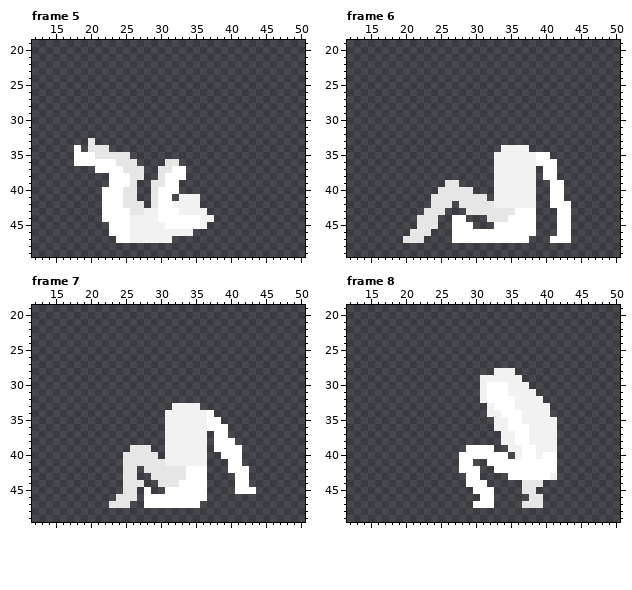
Edited in one commit: pixel-art file (Assets/Art/Characters/Player/Roll/Player_Roll_Left.aseprite). Above, as it was before the edit.
64x64 pixels, 8 frames. Shown: frame 5: x 12..50, y 19..49; frame 6: x 12..50, y 19..49; frame 7: x 12..50, y 19..49; frame 8: x 12..50, y 19..49. The commit also changed other frames, which this record leaves out.
New version:
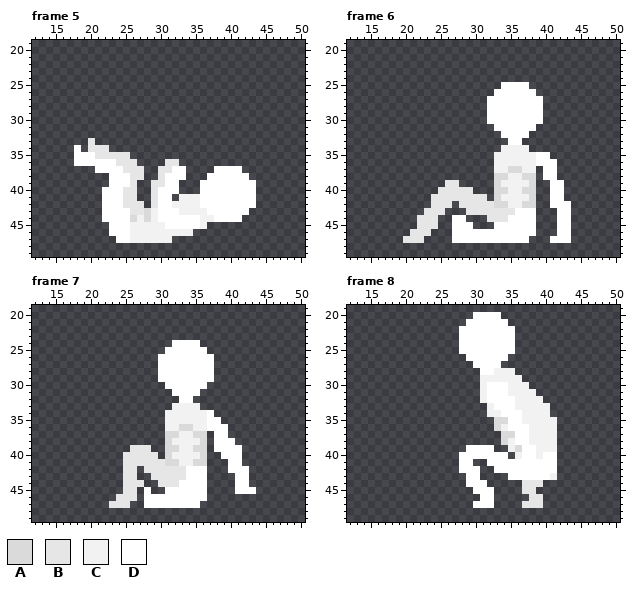
Palette (. is transparent): A #dadada  B #e6e6e6  C #f2f2f2  D #ffffff
Author's note on the commit: Roll Animations Completed
The edit:
layer "Skin/Head" now shown
--- frame 5, layers "Skin/Head", "Skin/Chest"
@@ x 24..45 @@
 36 BBB....BB.............
-37 DBBB..BBDD............
-38 DDBB..BDDD............
-39 DDB..BBDD.............
-40 DBB..BDDD.............
-41 DBB..BDD.CCC..........
-42 DBBB.BDDCCCC..........
-43 DDBBCCDDDCCCC.........
-44 DDCCCCDDDDDDCC........
+37 DBBB..BBDD....DDDD....
+38 DDBB..BDDD...DDDDDD...
+39 DDB..BBDD...DDDDDDDD..
+40 DBB..BDDD...DDDDDDDD..
+41 DBB..BDD.CCCDDDDDDDD..
+42 DBBB.BDDCCCCDDDDDDDD..
+43 DDBBACDDDCCCCDDDDDD...
+44 DDACACDDDDDDCCDDDD....
 45 DDCCCCCDDDDDC.........
--- frame 6, layers "Skin/Head", "Skin/Chest"
@@ x 30..41 @@
 24 ............
-25 ............
-26 ............
-27 ............
-28 ............
-29 ............
-30 ............
-31 ............
-32 ............
-33 ............
+25 ....DDDD....
+26 ...DDDDDD...
+27 ..DDDDDDDD..
+28 ..DDDDDDDD..
+29 ..DDDDDDDD..
+30 ..DDDDDDDD..
+31 ...DDDDDD...
+32 ....DDDD....
+33 .....DD.....
 34 ....CCCC....
@@ x 31..40 @@
 36 ..CCCCCCDD
-37 ..CCCCCC.D
-38 ..CCCCCC.D
-39 ..CCCCCC..
-40 ..CCCCCC..
-41 B.CCCCCC..
-42 BBCCCCCC..
+37 ..CCAACC.D
+38 ..AACCAA.D
+39 ..ACCCCA..
+40 ..AACCAA..
+41 B.ACCCCA..
+42 BBAACCAA..
 43 BBBBBDDD..
--- frame 7, layers "Skin/Head", "Skin/Chest"
@@ x 28..39 @@
 23 ............
-24 ............
-25 ............
-26 ............
-27 ............
-28 ............
-29 ............
-30 ............
-31 ............
-32 ............
+24 ....DDDD....
+25 ...DDDDDD...
+26 ..DDDDDDDD..
+27 ..DDDDDDDD..
+28 ..DDDDDDDD..
+29 ..DDDDDDDD..
+30 ...DDDDDD...
+31 ....DDDD....
+32 .....DD.....
 33 ....CCCC....
@@ x 29..38 @@
 35 ..CCCCCCDD
-36 ..CCCCCCDD
-37 ..CCCCCC.D
-38 ..CCCCCC.D
-39 ..CCCCCC.D
-40 B.CCCCCC..
-41 BBCCCCCC..
+36 ..CCAACCDD
+37 ..AACCAA.D
+38 ..ACCCCA.D
+39 ..AACCAA.D
+40 B.ACCCCA..
+41 BBAACCAA..
 42 BBBBBDDD..
--- frame 8, layers "Skin/Head", "Skin/Chest"
@@ x 26..37 @@
 19 ............
-20 ............
-21 ............
-22 ............
-23 ............
-24 ............
-25 ............
-26 ............
-27 ............
-28 .......CCC..
+20 ....DDDD....
+21 ...DDDDDD...
+22 ..DDDDDDDD..
+23 ..DDDDDDDD..
+24 ..DDDDDDDD..
+25 ..DDDDDDDD..
+26 ...DDDDDD...
+27 ....DDDD....
+28 .....DDCCC..
 29 .....CCCCCC.
@@ x 31..38 @@
 34 .CCDDDCC
-35 ..CCDDCC
-36 ..CCDDDC
-37 ...CCDDC
-38 ...CCDDC
-39 DD..CCDD
+35 ..AADDCC
+36 ..ACDDDC
+37 ...AADDC
+38 ...ACDDC
+39 DD..CADD
 40 DDDD.CDD
Pixel boxes of the changes (left, top, right, bottom) in both pictures:
added: (200, 166, 256, 222)
changed: (130, 208, 151, 222)
added: (487, 82, 543, 145)
changed: (494, 166, 536, 208)
changed: (158, 340, 214, 466)
added: (459, 312, 515, 375)
changed: (494, 417, 522, 452)
